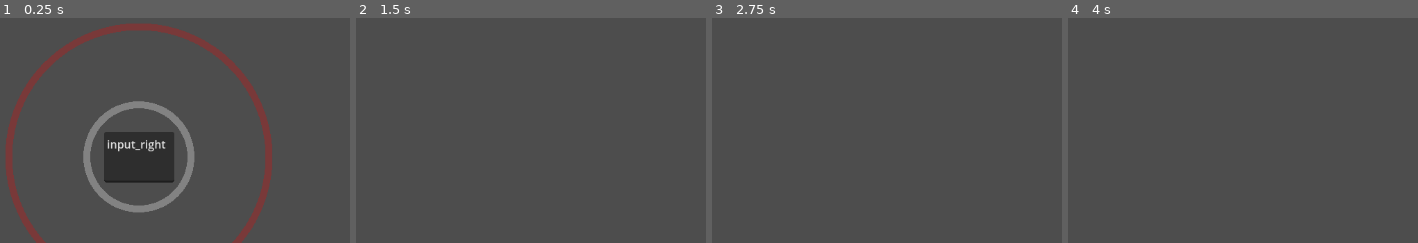
Above: before the commit, frames 1-4 (left to right).
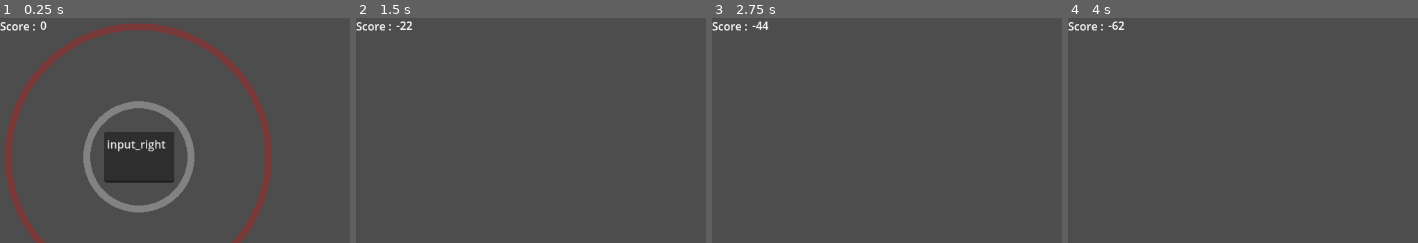
Above: after the commit, the same moments.

Repository: Mastoast/AntiCapitalism
Game: Godot game, scene res://scenes/test_scene.tscn
Two runs of this game, one before a commit and one after it. Both use one fixed random seed, a clock stepped at 60 frames per second and the inputs below. The engine's default icon, where the game draws it, is replaced by a stand-in: a white triangle on a blue panel in a dark square.
Inputs:
- Up to frame 1 (0.25 s): no input
- Up to frame 2 (1.5 s): tap Enter (ui_accept) at 0.5, 0.77 s; hold D (input_right) 0.53-1.28 s; tap Space (input_begin) at 0.6 s; tap E (input_action, bound only after the commit) at 0.8, 1.35 s; hold Down (input_down) from 1.28 s (still down)
- Up to frame 3 (2.75 s): tap Enter (ui_accept) at 1.52 s; tap Space (input_begin) at 1.55, 2.1 s; release Down (input_down) at 2.03 s; hold D (input_right) from 2.03 s (still down); tap E (input_action, bound only after the commit) at 2.3 s
- Up to frame 4 (4 s): tap Enter (ui_accept) at 2.75, 3.02, 3.5, 3.77 s; release D (input_right) at 2.78 s; hold Up (input_up) 2.78-3.53 s; tap E (input_action, bound only after the commit) at 2.85, 3.8 s; tap Space (input_begin) at 3.05, 3.6 s; hold Left (input_left) from 3.53 s (still down)
The pictures show only the part of the screen within x 0-50%, y 0-50%; the shares and areas given below are measured in that part.

The runs differ from the first frame. In frame 1, 0.2% of the frame differs, in the area x 0-14%, y 1-6%; in frame 2, 0.3%; in frame 3, 0.3%; in frame 4, 0.3%, in the area x 0-16%, y 1-6%.

Commit message:
Add score

Diff:
--- a/project.godot
+++ b/project.godot
@@ -26,7 +26,6 @@
 "events": [Object(InputEventKey,"resource_local_to_scene":false,"resource_name":"","device":-1,"window_id":0,"alt_pressed":false,"shift_pressed":false,"ctrl_pressed":false,"meta_pressed":false,"pressed":false,"keycode":32,"physical_keycode":0,"key_label":0,"unicode":32,"echo":false,"script":null)
 , Object(InputEventJoypadButton,"resource_local_to_scene":false,"resource_name":"","device":-1,"button_index":0,"pressure":0.0,"pressed":true,"script":null)
 , Object(InputEventJoypadButton,"resource_local_to_scene":false,"resource_name":"","device":-1,"button_index":1,"pressure":0.0,"pressed":true,"script":null)
-, Object(InputEventJoypadButton,"resource_local_to_scene":false,"resource_name":"","device":-1,"button_index":2,"pressure":0.0,"pressed":true,"script":null)
 ]
 }
 input_left={
@@ -63,6 +62,13 @@
 , Object(InputEventJoypadMotion,"resource_local_to_scene":false,"resource_name":"","device":-1,"axis":1,"axis_value":1.0,"script":null)
 ]
 }
+input_action={
+"deadzone": 0.5,
+"events": [Object(InputEventKey,"resource_local_to_scene":false,"resource_name":"","device":-1,"window_id":0,"alt_pressed":false,"shift_pressed":false,"ctrl_pressed":false,"meta_pressed":false,"pressed":false,"keycode":69,"physical_keycode":0,"key_label":0,"unicode":101,"echo":false,"script":null)
+, Object(InputEventJoypadButton,"resource_local_to_scene":false,"resource_name":"","device":-1,"button_index":2,"pressure":0.0,"pressed":false,"script":null)
+, Object(InputEventJoypadButton,"resource_local_to_scene":false,"resource_name":"","device":-1,"button_index":3,"pressure":0.0,"pressed":false,"script":null)
+]
+}
 
 [rendering]
 
--- a/scenes/test_scene.tscn
+++ b/scenes/test_scene.tscn
@@ -4,3 +4,17 @@
 
 [node name="test_scene" type="Node2D"]
 script = ExtResource("1_l0dtl")
+
+[node name="ScoreText" type="RichTextLabel" parent="."]
+offset_left = 58.0
+offset_top = -1.0
+offset_right = 142.0
+offset_bottom = 42.0
+text = "0"
+
+[node name="ScoreLabel" type="RichTextLabel" parent="."]
+offset_right = 67.0
+offset_bottom = 45.0
+text = "Score :"
+scroll_active = false
+autowrap_mode = 0
--- a/scripts/qte.gd
+++ b/scripts/qte.gd
@@ -5,6 +5,10 @@
 @export var arc_width := 10
 @export var arc_color := Color.RED
 @export var max_input_delay := 0.1
+
+signal qte_succeed
+signal qte_failed
+
 var counter = 0.0
 var timer := 1.0
 var expected_action := "ui_accept"
@@ -41,16 +45,18 @@
 func is_input_valid():
 	return absf(timer - counter) < max_input_delay
 
-func try_input():
-	if is_input_valid():
+func try_input(event):
+	if event.is_action_pressed(expected_action) and is_input_valid():
 		succeed()
 	else:
 		fail()
 
 func fail():
 	print("FAIL")
+	qte_failed.emit(timer - counter)
 	queue_free()
 
 func succeed():
+	qte_succeed.emit(timer - counter)
 	print("OK")
 	queue_free()
--- a/scripts/test_scene.gd
+++ b/scripts/test_scene.gd
@@ -1,7 +1,11 @@
 extends Node2D
 
 const qte := preload("res://objects/qte.tscn")
-var inputs = ["ui_left", "ui_right", "ui_up", "ui_down"]
+var score:int = 0
+var combo:float = 0.0
+
+var expected_actions = ["input_left", "input_right", "input_up", "input_down", "input_begin", "input_action"]
+
 var catch_pattern = {"input": "input_begin", "delay": 2.0, "position": Vector2(650, 350), "timer": 1.0}
 var pattern1 = [
 	{"input": "input_left", "delay": 0.5, "position": Vector2(200, 200), "timer": 1.0},
@@ -24,7 +28,7 @@
 func _process(delta):
 	if Input.is_key_pressed(KEY_F5):
 		get_tree().reload_current_scene()
-	pass
+	$ScoreText.text = str(score)
 
 func load_patterns(patterns):
 	for pattern in patterns:
@@ -35,10 +39,12 @@
 	var new_qte = qte.instantiate()
 	new_qte.init(timer, input)
 	new_qte.position = position
+	new_qte.qte_succeed.connect(_on_qte_success)
+	new_qte.qte_failed.connect(_on_qte_failure)
 	add_child(new_qte)
 
 func _input(event):
-	if !event.is_action_type():
+	if !event.is_action_type() || !is_expected_action(event):
 		return
 	var min_time = 99999
 	var selected_qte
@@ -47,4 +53,21 @@
 			min_time = qte.timer - qte.counter
 			selected_qte = qte
 	if selected_qte:
-		selected_qte.try_input()
+		selected_qte.try_input(event)
+	else:
+		_on_bad_input()
+
+func is_expected_action(event):
+	for action in expected_actions:
+		if event.is_action_pressed(action):
+			return true
+	return false
+
+func _on_qte_success(precision:float):
+	score += 10 * (1.0 - precision)
+
+func _on_qte_failure(precision:float):
+	score -= 5
+
+func _on_bad_input():
+	score -= 3
